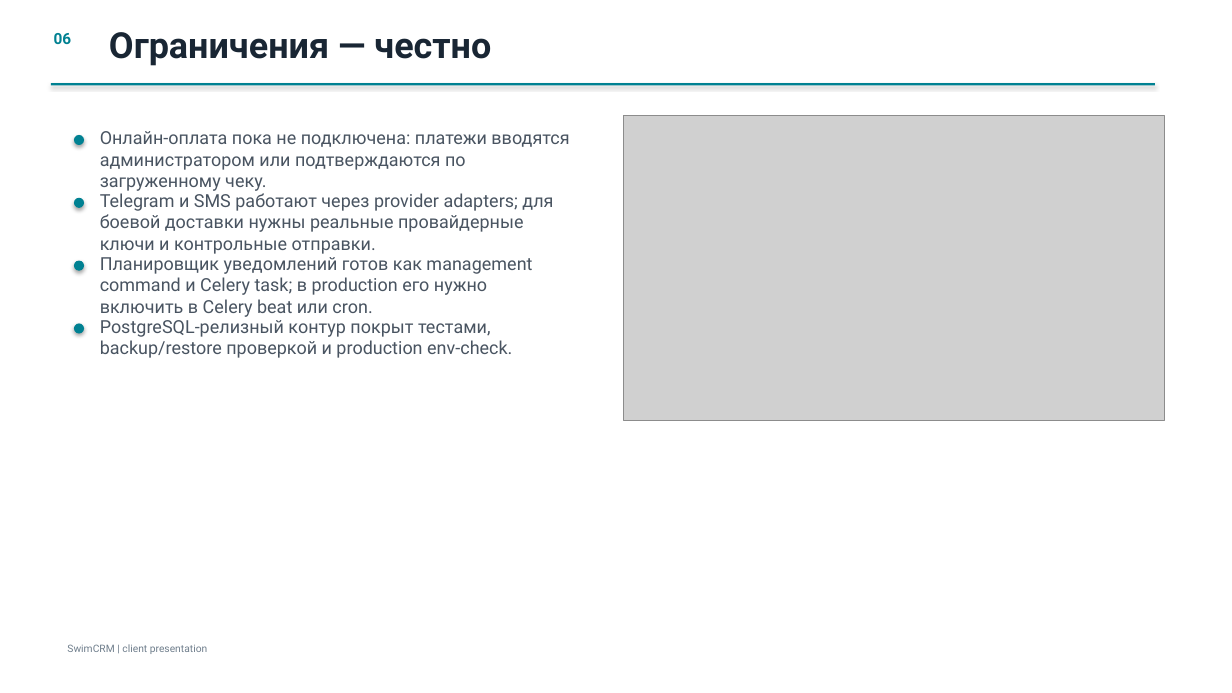
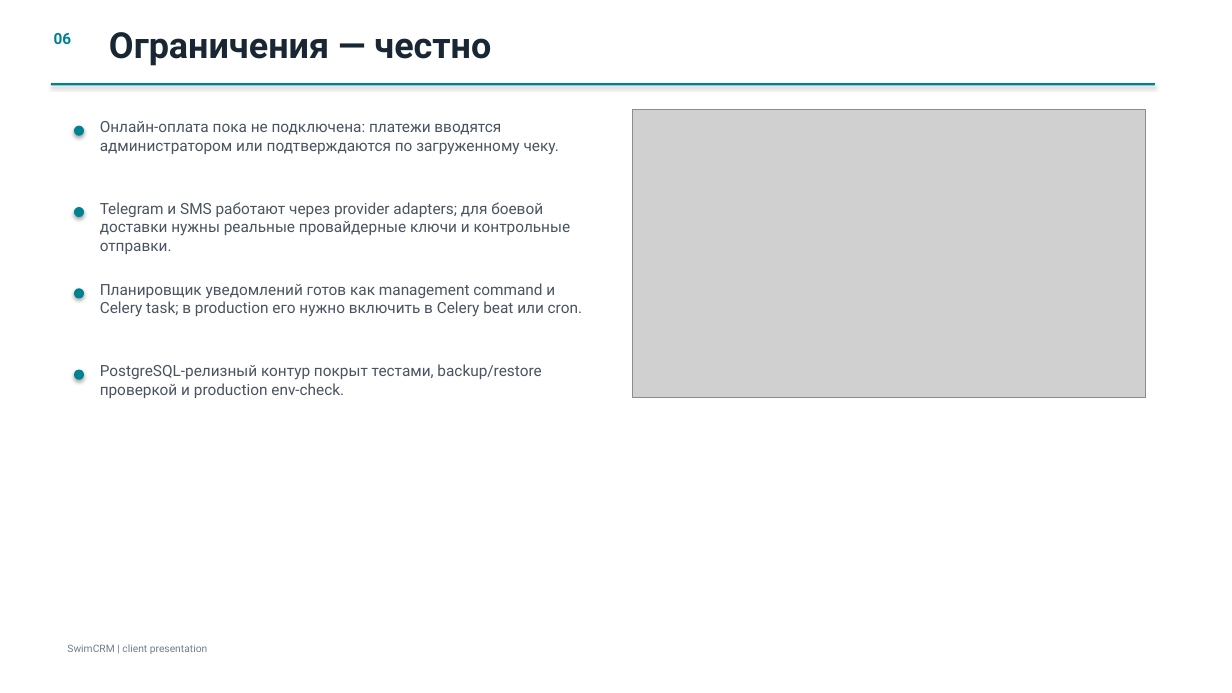
Before and after one commit to dsan8642-sys/crm_main_repostiroriy, a slide deck: slide 6 of docs/SwimCRM_client_presentation_ru.pptx. Drawn at 1232x693 pixels with LibreOffice and Linux fonts; fonts in the diff are those of the drawing; grey boxes stand for pictures. Boxes give left, top, right and bottom in pixels: in the first picture for what was removed or moved away, otherwise in the second. Text is boxed around its words. In the diff, an @@ line names an element or a change of style, - is before the commit and + after.

```diff
--- a/docs/SwimCRM_client_presentation_ru.pptx
+++ b/docs/SwimCRM_client_presentation_ru.pptx
@@ text "Онлайн-оплата пока не подключена: платежи ...": place and size @@
-text "Онлайн-оплата пока не подключена: платежи ..." at (100,131,569,191)
+text "Онлайн-оплата пока не подключена: платежи ..." at (100,121,559,155)
@@ picture: place and size @@
-picture at (624,116,1165,421)
+picture at (633,109,1146,397)
@@ ellipse: place and size @@
-ellipse at (74,135,84,145)
+ellipse at (74,126,84,136)
@@ ellipse: place and size @@
-ellipse at (74,198,84,208)
+ellipse at (74,207,84,217)
@@ text "Telegram и SMS работают через ...": place and size @@
-text "Telegram и SMS работают через ..." at (100,193,553,254)
+text "Telegram и SMS работают через ..." at (100,202,571,254)
@@ ellipse: place and size @@
-ellipse at (74,261,84,271)
+ellipse at (74,288,84,299)
@@ text "Планировщик уведомлений готов как management ...": place and size @@
-text "Планировщик уведомлений готов как management ..." at (100,253,532,317)
+text "Планировщик уведомлений готов как management ..." at (100,283,582,317)
@@ ellipse: place and size @@
-ellipse at (74,323,84,334)
+ellipse at (74,370,84,380)
@@ size 14 to 12 pt in 4 elements at (100,121,559,155), (100,202,571,254), (100,283,582,317), (100,364,541,398) @@
@@ text "PostgreSQL-релизный контур покрыт тестами, backup/restore ...": place and size @@
-text "PostgreSQL-релизный контур покрыт тестами, backup/restore ..." at (100,316,512,358)
+text "PostgreSQL-релизный контур покрыт тестами, backup/restore ..." at (100,364,541,398)
```
Also in this commit, not shown: 8 other slides changed, 2 other files.
